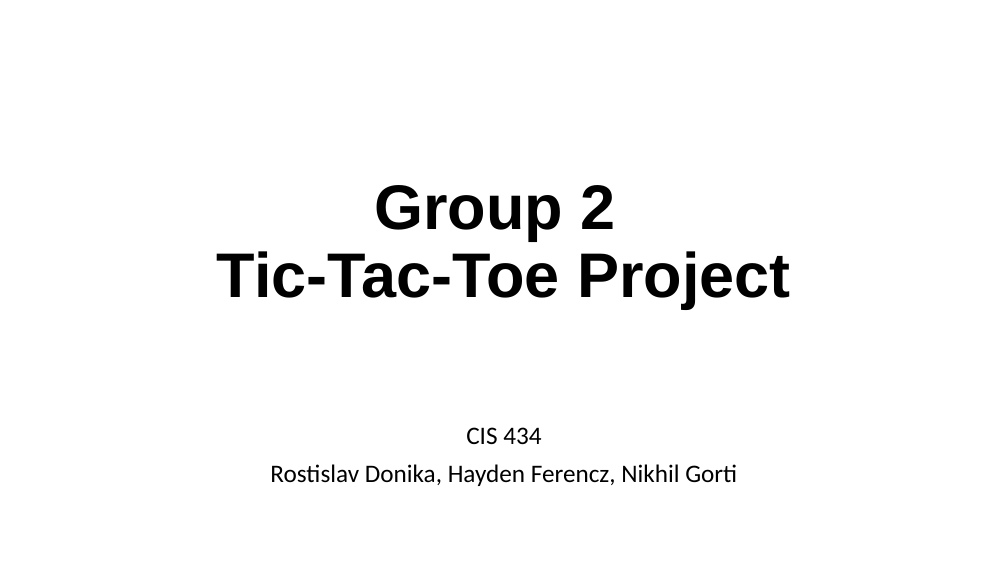
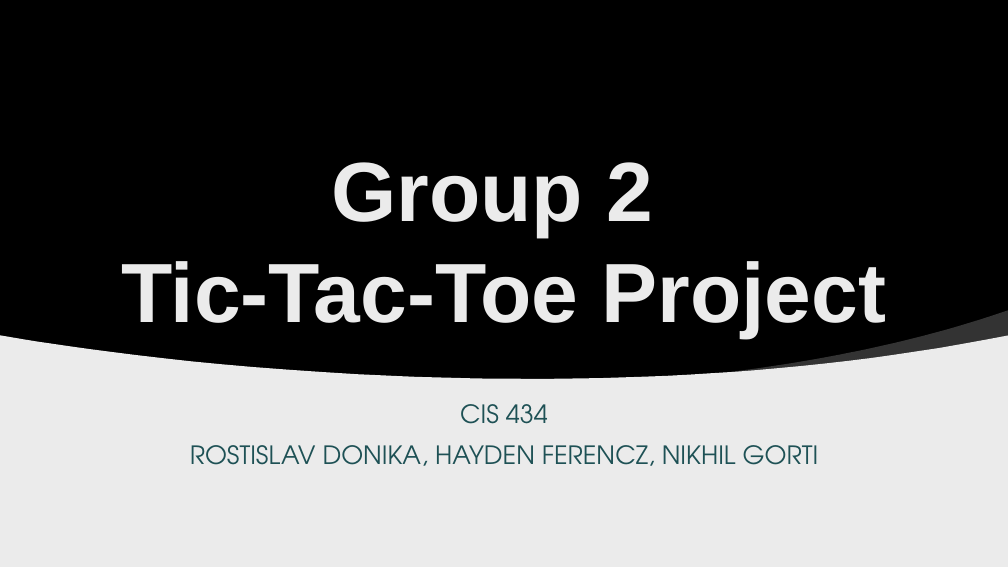
Before and after one commit to HFerencz/CIS434_Spring2019_G2, a slide deck: slide 1 of CIS434 Project Presentation.pptx. Drawn at 1008x567 pixels with LibreOffice and Linux fonts; fonts in the diff are those of the drawing; background and template pictures are left out. Boxes give left, top, right and bottom in pixels: in the first picture for what was removed or moved away, otherwise in the second. Text is boxed around its words. In the diff, an @@ line names an element or a change of style, - is before the commit and + after.

```diff
--- a/CIS434 Project Presentation.pptx
+++ b/CIS434 Project Presentation.pptx
@@ background #FFFFFF to picture (left out) @@
@@ rectangle added at (0,0,1008,391), fill #000000 @@
@@ rectangle added at (863,0,920,95), fill #B01513 @@
@@ title "Group 2 Tic-Tac-Toe Project": place and size @@
-title "Group 2 Tic-Tac-Toe Project" at (217,185,790,309)
+title "Group 2 Tic-Tac-Toe Project" at (121,162,886,337)
@@ title "Group 2 Tic-Tac-Toe Project" at (121,162,886,337): size 60 to 80 pt, text colour #000000 to #EBEBEB; line spacing 0.9 to 1 @@
@@ freeform shape added at (721,311,1008,379), fill #FFFFFF at 20% opacity @@
@@ freeform shape added at (0,336,1008,567), fill #EBEBEB @@
@@ subtitle "CIS 434": place and size @@
-subtitle "CIS 434" at (270,427,737,486)
+subtitle "CIS 434" at (190,404,819,466)
@@ subtitle at (460,404,548,424): font Calibri to TeX Gyre Adventor, text colour #000000 to #1E5155 in "CIS 434"; line spacing 0.9 to 1 @@
@@ subtitle at (190,445,819,466): text changed; font Calibri to TeX Gyre Adventor; text colour #000000 to #1E5155 @@
-Rostislav Donika, Hayden Ferencz, Nikhil Gorti
+ROSTISLAV DONIKA, HAYDEN FERENCZ, NIKHIL GORTI
```
Also in this commit, not shown: 5 other slides changed.
